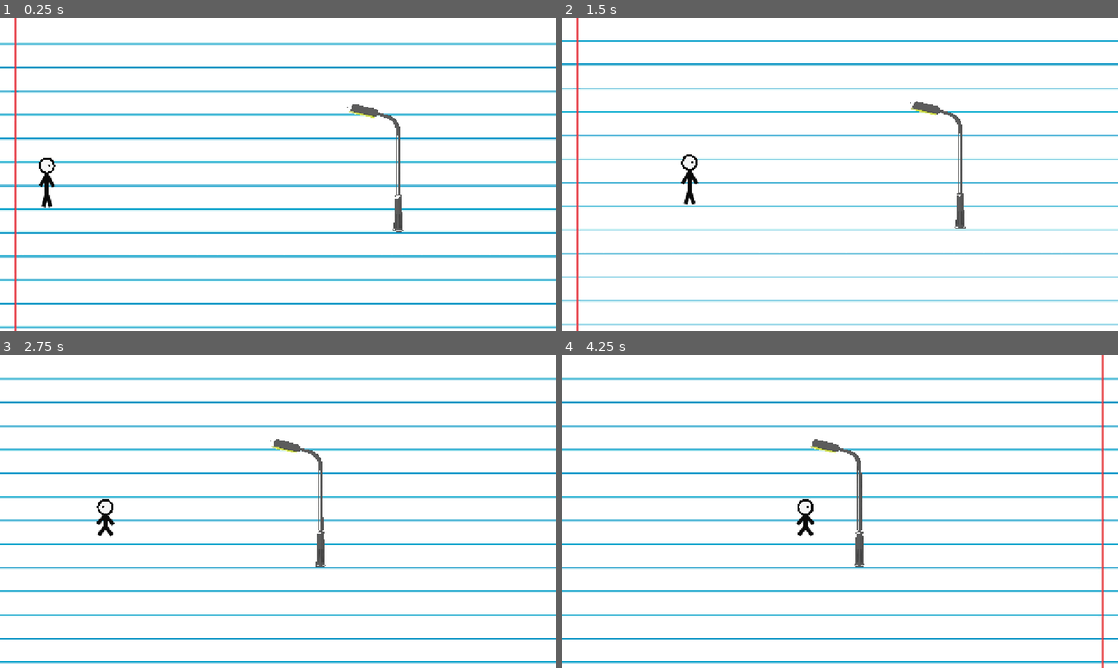
Above: before the commit, frames 1-4 (two rows, left to right).
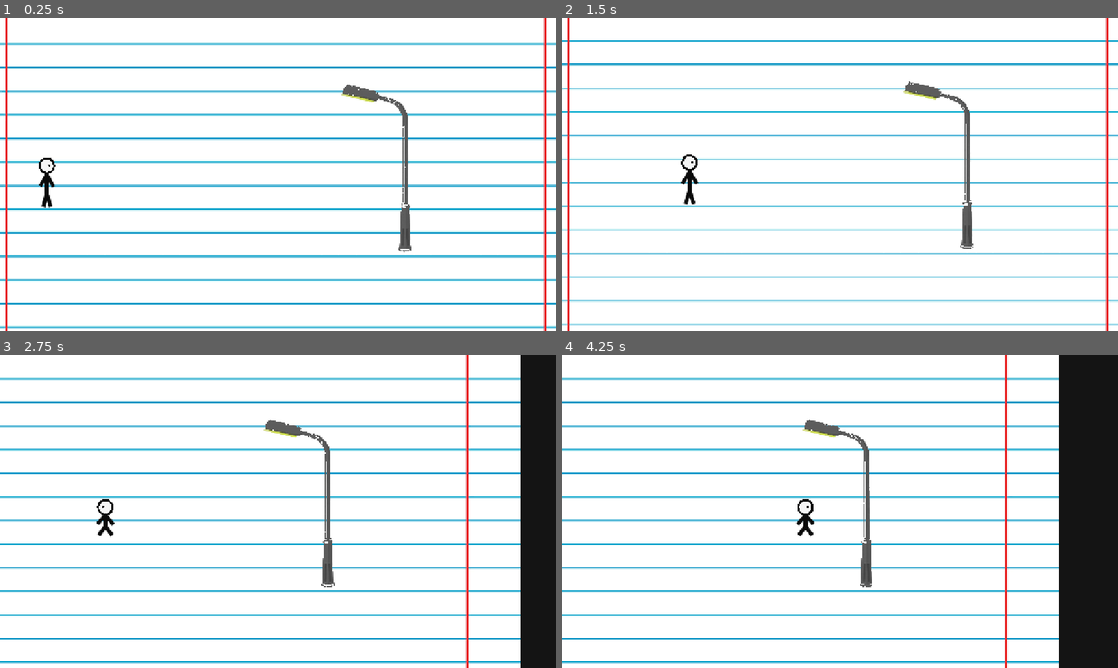
Above: after the commit, the same moments.

Repository: zamuuk13-sketch/TRY-HACKING-ME-NEW-
Game: Godot game, scene res://scenes/main.tscn
Two runs of this game, one before a commit and one after it. Both use one fixed random seed, a clock stepped at 60 frames per second and the inputs below.
Inputs:
- Up to frame 1 (0.25 s): no input
- Up to frame 2 (1.5 s): hold C (crouch) 0.53-1.28 s; hold D (move_right) from 0.53 s (still down); tap Space (jump) at 0.77 s; tap Shift at 1.35 s
- Up to frame 3 (2.75 s): tap Space (jump) at 1.52 s; release D (move_right) at 2.03 s; hold A (move_left) from 2.03 s (still down); hold C (crouch) from 2.03 s (still down)
- Up to frame 4 (4.25 s): release A (move_left) at 2.78 s; release C (crouch) at 2.78 s; hold D (move_right) from 2.78 s (still down); tap Shift at 2.85 s; tap Space (jump) at 3.02, 3.77 s; hold C (crouch) from 3.53 s (still down)

The runs differ from the first frame. In frame 1, 2.6% of the frame differs, in the area x 0-99%, y 0-100%; in frame 2, 2.6%; in frame 3, 8.3%; in frame 4, 13%, in the area x 43-100%, y 0-100%.

Commit message:
Atualiza Level 01: poste sem fundo, maior e fase mais compacta

Diff:
--- a/scripts/world.gd
+++ b/scripts/world.gd
@@ -1,13 +1,13 @@
 extends Node2D
 ## TRY HACKING ME NOW — Star 3 world foundation.
-## Level 01: fase compacta, câmera aproximada, poste recortado e limites laterais.
+## Level 01: fase ainda mais compacta, câmera mais próxima e poste PNG sem fundo.
 
 var level_01_completed := false
 var pole_path := NodePath("Level01/Environment/StreetPole_07")
-const LEVEL_01_RIGHT_EXIT_X := 1240.0
+const LEVEL_01_RIGHT_EXIT_X := 1040.0
 const PAPER_PATH := "res://imageens/papel.png"
-const POLE_PATH := "res://imageens/poste (2).png"
-const LEVEL_WIDTH := 1280.0
+const POLE_PATH := "res://imageens/poste sem fundo.png"
+const LEVEL_WIDTH := 1100.0
 const LEVEL_HEIGHT := 720.0
 
 func _ready() -> void:
@@ -51,7 +51,7 @@
 	if texture == null:
 		return
 	background.texture = texture
-	background.position = Vector2(640.0, 360.0)
+	background.position = Vector2(550.0, 360.0)
 	background.z_index = -100
 	background.visible = true
 	background.modulate = Color.WHITE
@@ -78,7 +78,7 @@
 	sprite.z_index = 10
 	var image_size := texture.get_size()
 	if image_size.x > 0.0 and image_size.y > 0.0:
-		var target_height := 260.0
+		var target_height := 340.0
 		sprite.scale = Vector2.ONE * (target_height / image_size.y)
 	print("[ASSET OK] POSTE: ", POLE_PATH, " | ", image_size, " | escala ", sprite.scale)
 
@@ -87,11 +87,11 @@
 	if boundary == null:
 		push_error("[COLLISION] LeftBoundary não existe na cena.")
 		return
-	boundary.position = Vector2(20.0, 360.0)
+	boundary.position = Vector2(25.0, 360.0)
 	var shape := boundary.get_node_or_null("CollisionShape2D") as CollisionShape2D
 	if shape != null:
 		shape.disabled = false
-	print("[COLLISION OK] Barreia esquerda ativa em X=20")
+	print("[COLLISION OK] Barreira esquerda ativa em X=25")
 
 func _pole_still_blocks_path() -> bool:
 	var pole := get_node_or_null(pole_path)
